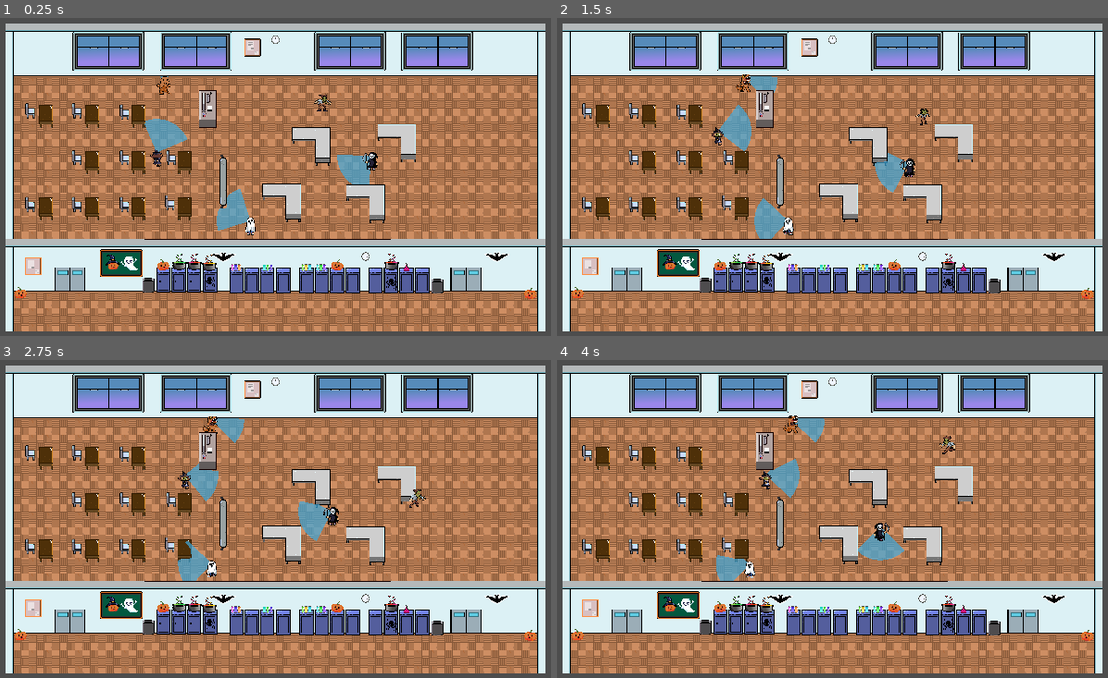
Above: before the commit, frames 1-4 (two rows, left to right).
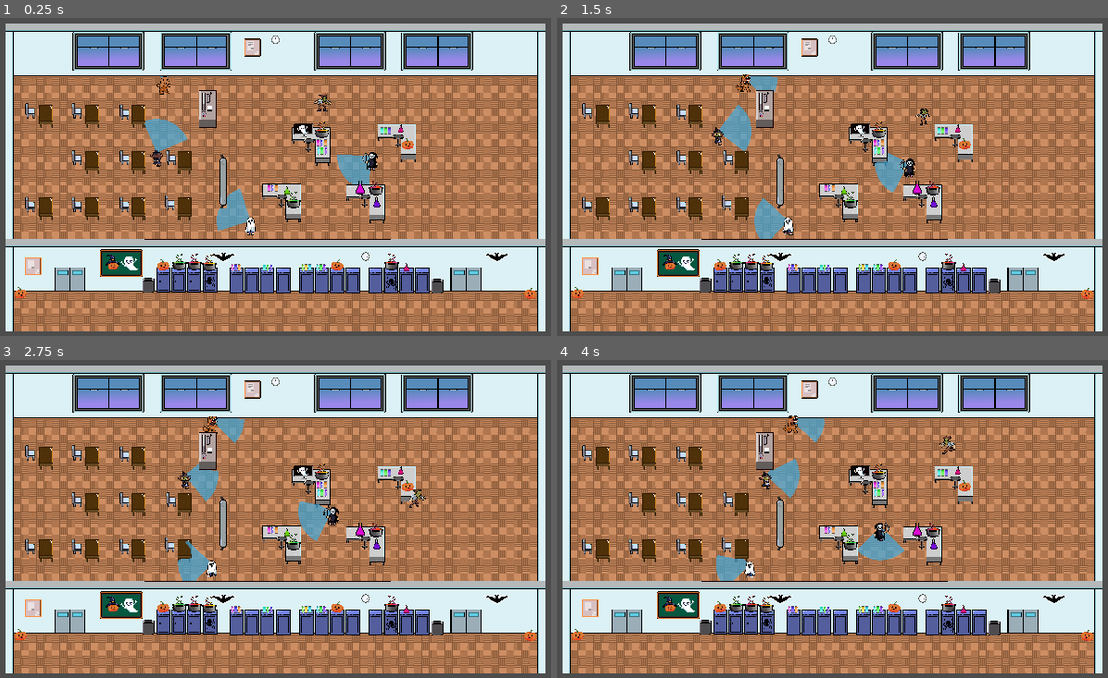
Above: after the commit, the same moments.

Repository: ErikTheBerik/2D-Spooky-Game-Jam-2024
Game: Godot game, scene res://Scenes/Classroom.tscn
Two runs of this game, one before a commit and one after it. Both use one fixed random seed, a clock stepped at 60 frames per second and the inputs below.
Inputs (mouse positions are in pixels of both pictures, inside the frame that each line leads up to):
- Up to frame 1 (0.25 s): no input
- Up to frame 2 (1.5 s): move the mouse to (964, 151) at 0.52 s; hold D (move_right) 0.53-1.28 s; tap E (Scare) at 0.6, 1.35 s; move the mouse to (716, 186) at 1.27 s; hold S (move_down) from 1.28 s (still down)
- Up to frame 3 (2.75 s): move the mouse to (336, 439) at 2.02 s; release S (move_down) at 2.03 s; hold D (move_right) from 2.03 s (still down); tap E (Scare) at 2.1 s
- Up to frame 4 (4 s): move the mouse to (804, 579) at 2.77 s; release D (move_right) at 2.78 s; hold W (move_up) 2.78-3.53 s; tap E (Scare) at 2.85, 3.6 s; move the mouse to (1008, 560) at 3.52 s; hold A (move_left) from 3.53 s (still down)

The runs differ from the first frame. In frame 1, 0.8% of the frame differs, in the area x 48-76%, y 32-60%; in frame 2, 0.8%; in frame 3, 0.8%; in frame 4, 0.8%.

Commit message:
Update Classroom.tscn

Diff:
--- a/Scenes/Classroom.tscn
+++ b/Scenes/Classroom.tscn
@@ -29,6 +29,11 @@
 [ext_resource type="Texture2D" uid="uid://cjx48axgwvvam" path="res://Assets/Tilesets/classroom/window.png" id="27_iv1mo"]
 [ext_resource type="PackedScene" uid="uid://dqw6o4n44j6q2" path="res://science_table.tscn" id="28_2q3if"]
 [ext_resource type="PackedScene" uid="uid://cndpfq2wnnvvo" path="res://Blackboard.tscn" id="29_fyk10"]
+[ext_resource type="Texture2D" uid="uid://hdcicttkopde" path="res://Assets/Tilesets/sciencelab/becker large 1.png" id="30_wc35p"]
+[ext_resource type="Texture2D" uid="uid://iptvsaxpavx1" path="res://Assets/Tilesets/sciencelab/becker medium.png" id="31_se5od"]
+[ext_resource type="Texture2D" uid="uid://b7gl6eru005ya" path="res://Assets/Tilesets/sciencelab/becker small 3.png" id="32_m8l5y"]
+[ext_resource type="Texture2D" uid="uid://c6kb4xv8ify5w" path="res://Assets/Tilesets/sciencelab/pc screen 1.png" id="33_bepxs"]
+[ext_resource type="Texture2D" uid="uid://dtgf1q5hk600e" path="res://Assets/Tilesets/sciencelab/stool.png" id="34_8gp17"]
 
 [sub_resource type="NavigationPolygon" id="NavigationPolygon_pgwr2"]
 vertices = PackedVector2Array(268, -86, 394, -93, 446, -93, 381, -57, 281, -57, 207, -59, 381, 33, 678, 54.9609, -389.9 …(1808 unchanged characters)…
@@ -487,3 +492,86 @@
 
 [node name="Node2D7" parent="." instance=ExtResource("29_fyk10")]
 position = Vector2(37, -56)
+
+[node name="BeckerLarge1" type="Sprite2D" parent="."]
+z_index = 1
+position = Vector2(320, -44)
+texture = ExtResource("30_wc35p")
+
+[node name="BeckerMedium" type="Sprite2D" parent="."]
+z_index = 1
+position = Vector2(354, -13)
+texture = ExtResource("31_se5od")
+
+[node name="Chem5" type="Sprite2D" parent="."]
+z_index = 1
+position = Vector2(138, -42)
+texture = ExtResource("12_05v7q")
+
+[node name="BeckerSmall3" type="Sprite2D" parent="."]
+z_index = 1
+position = Vector2(168, -38)
+texture = ExtResource("32_m8l5y")
+
+[node name="Cauldron Red6" parent="." instance=ExtResource("18_ihkjd")]
+z_index = 1
+position = Vector2(182, -20)
+frame_progress = 0.31028
+
+[node name="Cauldron Red7" parent="." instance=ExtResource("17_fj1dn")]
+z_index = 1
+position = Vector2(353, -47)
+frame_progress = 0.370356
+
+[node name="Cauldron Red8" parent="." instance=ExtResource("20_if5j2")]
+z_index = 1
+position = Vector2(241, -166)
+frame_progress = 0.429603
+
+[node name="Chem6" type="Sprite2D" parent="."]
+position = Vector2(241, -120)
+texture = ExtResource("23_dbcll")
+
+[node name="Chem7" type="Sprite2D" parent="."]
+z_index = 1
+position = Vector2(240, -136)
+texture = ExtResource("12_05v7q")
+
+[node name="Chem8" type="Sprite2D" parent="."]
+z_index = 1
+position = Vector2(373, -162)
+texture = ExtResource("22_vu6gj")
+
+[node name="BeckerSmall4" type="Sprite2D" parent="."]
+z_index = 1
+position = Vector2(404, -166)
+texture = ExtResource("26_r12ph")
+
+[node name="Pumpkin5" type="Sprite2D" parent="."]
+position = Vector2(419, -135)
+texture = ExtResource("12_3i4dm")
+
+[node name="PcScreen1" type="Sprite2D" parent="."]
+z_index = 1
+position = Vector2(202, -162)
+texture = ExtResource("33_bepxs")
+
+[node name="Stool" type="Sprite2D" parent="."]
+z_index = 2
+position = Vector2(213, -132)
+texture = ExtResource("34_8gp17")
+
+[node name="Stool2" type="Sprite2D" parent="."]
+z_index = 2
+position = Vector2(157, -16)
+texture = ExtResource("34_8gp17")
+
+[node name="Stool3" type="Sprite2D" parent="."]
+z_index = 1
+position = Vector2(330, -16)
+texture = ExtResource("34_8gp17")
+
+[node name="Stool4" type="Sprite2D" parent="."]
+z_index = 1
+position = Vector2(399, -141)
+texture = ExtResource("34_8gp17")
Not shown: 1 places in Scenes/Classroom.tscn that only renumber resources
